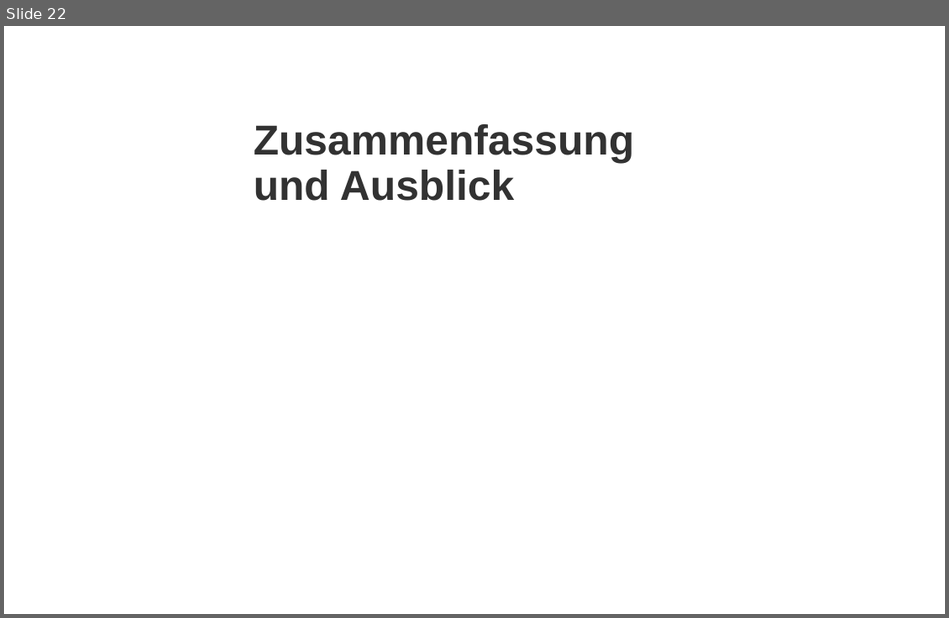
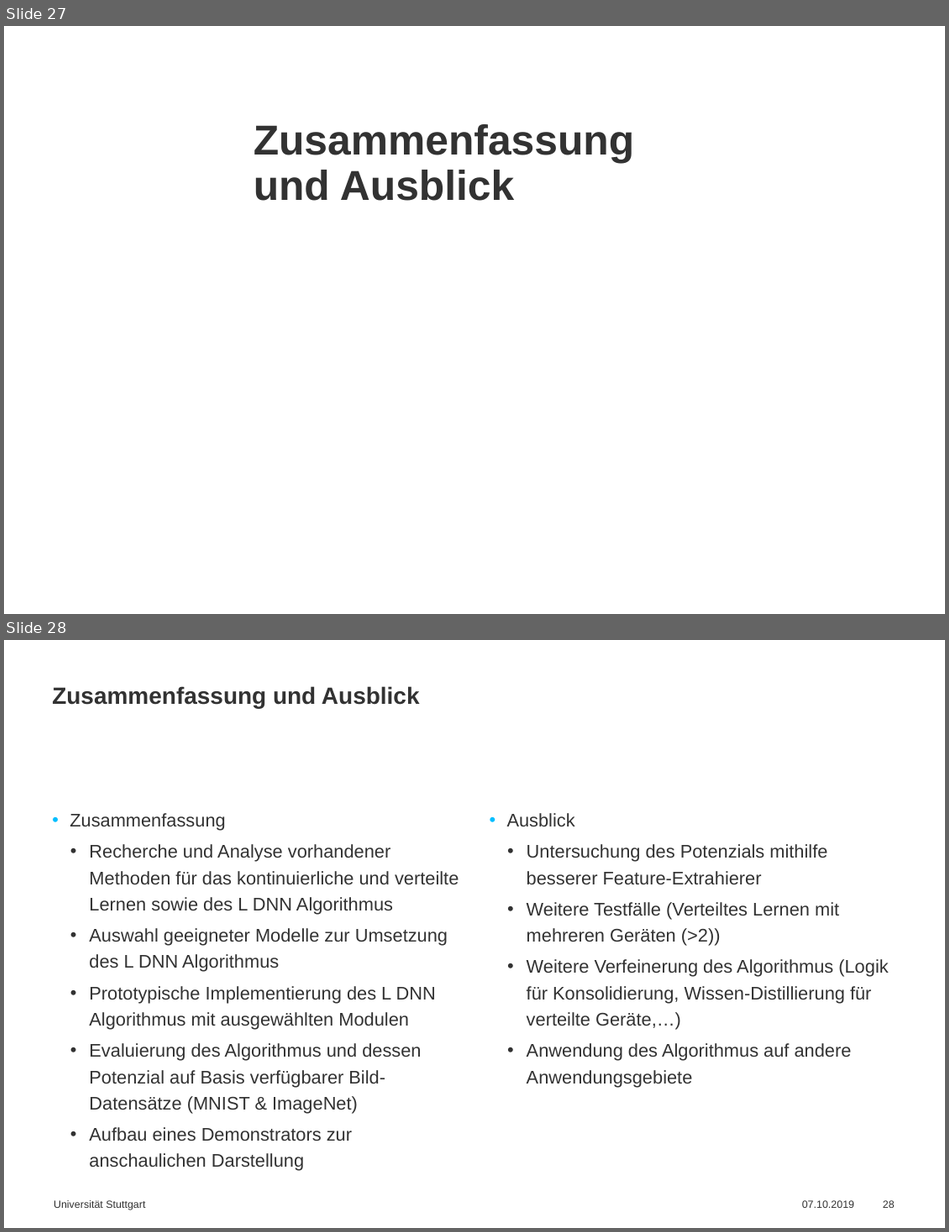
Before and after one commit to simonbuerste/Masterarbeit, a slide deck: Praesentationen/Abschlussvortrag.pptx. Shown one above the other, each under a label of ours: slide 22 before the commit, slides 27 and 28 after it. The pictures are 949x618 and 949x1232 pixels, drawn with LibreOffice and Linux fonts; fonts in the diff are those of the drawing; background and template pictures are left out. Boxes give left, top, right and bottom in pixels: in the first picture for what was removed or moved away, otherwise in the second. Text is boxed around its words. In the diff, an @@ line names an element or a change of style, - is before the commit and + after.

```diff
--- a/Praesentationen/Abschlussvortrag.pptx
+++ b/Praesentationen/Abschlussvortrag.pptx
@@ slide 28 added at [4,640,945,1228], background #FFFFFF @@
@@ title added at [52,686,420,708], 18 pt, text #323232, bold @@
+Zusammenfassung und Ausblick
@@ text added at [70,813,458,1171], 14 pt, text #323232 @@
+• Zusammenfassung
+  • Recherche und Analyse vorhandener Methoden für das kontinuierliche und verteilte Lernen sowie des L DNN Algorithmus
+  • Auswahl geeigneter Modelle zur Umsetzung des L DNN Algorithmus
+  • Prototypische Implementierung des L DNN Algorithmus mit ausgewählten Modulen
+  • Evaluierung des Algorithmus und dessen Potenzial auf Basis verfügbarer Bild-Datensätze (MNIST & ImageNet)
+  • Aufbau eines Demonstrators zur anschaulichen Darstellung
@@ text added at [507,813,888,1087], 14 pt, text #323232 @@
+• Ausblick
+  • Untersuchung des Potenzials mithilfe besserer Feature-Extrahierer
+  • Weitere Testfälle (Verteiltes Lernen mit mehreren Geräten (>2))
+  • Weitere Verfeinerung des Algorithmus (Logik für Konsolidierung, Wissen-Distillierung für verteilte Geräte,…)
+  • Anwendung des Algorithmus auf andere Anwendungsgebiete
@@ text added at [54,1200,145,1210], 8 pt, text #323232 @@
+Universität Stuttgart
@@ text added at [802,1200,854,1208], 8 pt, text #323232 @@
+07.10.2019
@@ page number added at [883,1200,894,1208], 8 pt, text #323232 @@
+28
@@ what was slide 22 is now slide 27 @@
```
Also in this commit, not shown: 16 slides changed, 5 other slides added, 1 other file.
